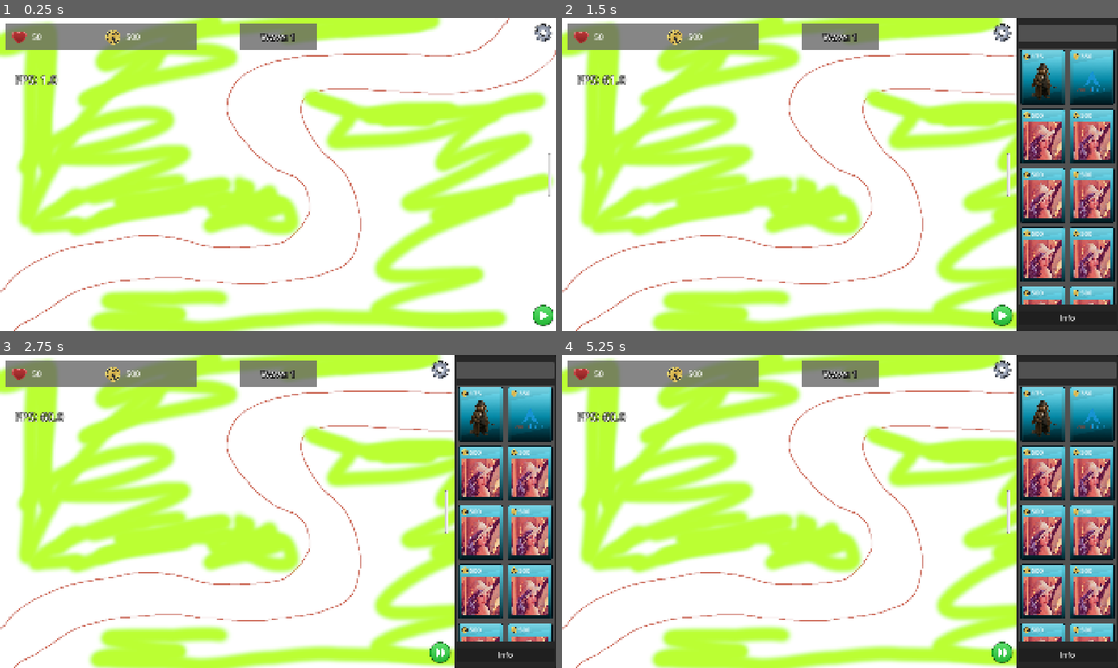
Above: before the commit, frames 1-4 (two rows, left to right).
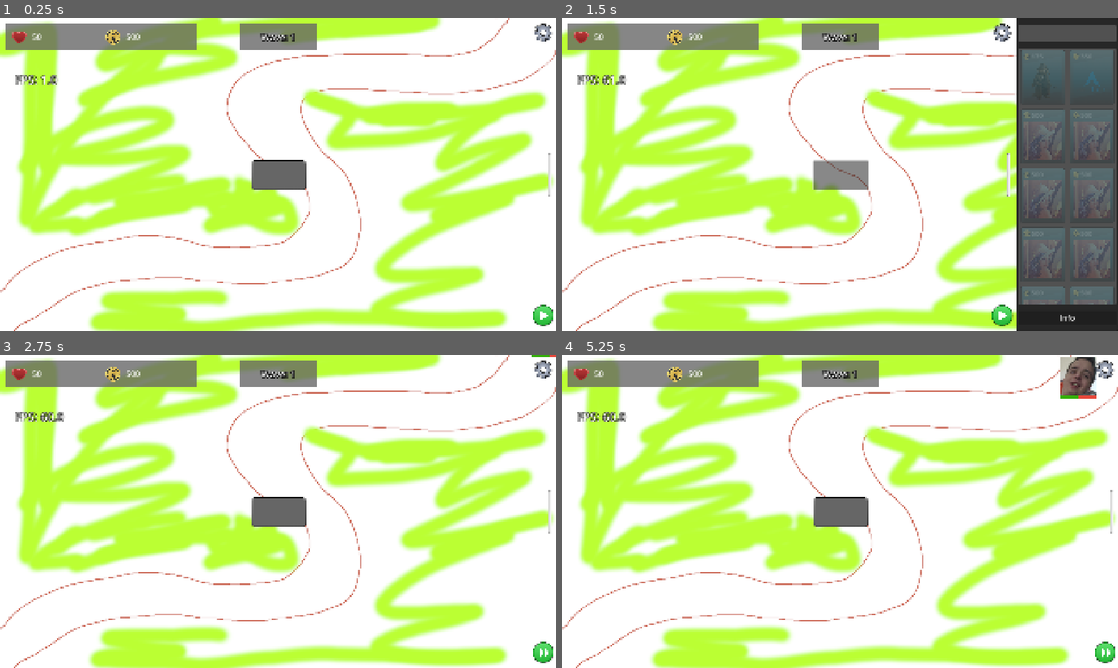
Above: after the commit, the same moments.

Repository: AstroFP/BrainRot-Tower-Defense
Game: Godot game, scene res://scenes/levels/test_level.tscn
The game is run twice, just before and just after one commit, with the same random seed, the same clock (stepped at 60 frames per second) and the same inputs.
Inputs (mouse positions are in pixels of both pictures, inside the frame that each line leads up to; where the layout moved, square brackets give the same spot in the first picture):
- Up to frame 1 (0.25 s): no input
- Up to frame 2 (1.5 s): click (1112, 174) at 0.5 s; click (840, 174) at 1.27 s
- Up to frame 3 (2.75 s): click (544, 652) [439, 652] at 2 s
- Up to frame 4 (5.25 s): click (1106, 652) [1001, 652] at 2.75 s; click (1040, 414) at 3.52 s; click (1067, 655) at 4.25 s, where only the run before the commit has a clickable "Info"; click (1040, 414) at 5.02 s

The runs differ from the first frame. In frame 1, 0.9% of the frame differs, in the area x 45-56%, y 45-55%; in frame 2, 13%; in frame 3, 20%, in the area x 45-100%, y 0-100%; in frame 4, 19%.

Commit message:
fix: Adjust buy menu open and close logic to work properly

Diff:
--- a/scenes/ui/ui.tscn
+++ b/scenes/ui/ui.tscn
@@ -1,8 +1,8 @@
-[gd_scene load_steps=25 format=3 uid="uid://dx21gmg74ok58"]
+[gd_scene load_steps=28 format=3 uid="uid://dx21gmg74ok58"]
 
 [ext_resource type="Script" uid="uid://p704y804ilip" path="res://scripts/ui/ui_manager.gd" id="1_f5cxw"]
 [ext_resource type="Script" uid="uid://dp3vwacdwcwb4" path="res://scripts/buy_menu_manager.gd" id="1_u7n8c"]
-[ext_resource type="Script" uid="uid://cydr451m3h3lq" path="res://scenes/ui/resources_panel.gd" id="3_0dwhk"]
+[ext_resource type="Script" uid="uid://cydr451m3h3lq" path="res://scripts/ui/resources_panel.gd" id="3_0dwhk"]
 [ext_resource type="Script" uid="uid://cpyc1d248rktr" path="res://scripts/ui/play_btn.gd" id="3_7vp6q"]
 [ext_resource type="Texture2D" uid="uid://ckok8l2ekcfew" path="res://assets/sprites/ui/heart.png" id="3_g5kmx"]
 [ext_resource type="Texture2D" uid="uid://dlk8a52y78vmp" path="res://assets/sprites/ui/play_btn.png" id="3_jcn1r"]
@@ -13,6 +13,7 @@
 [ext_resource type="Script" uid="uid://br72ugcth0srs" path="res://scripts/ui/buy_menu_tower_list.gd" id="7_swkix"]
 [ext_resource type="Script" uid="uid://dechlfp15kj8m" path="res://scripts/ui/pause_menu.gd" id="9_uegxj"]
 [ext_resource type="Script" uid="uid://b7mng3q4amihb" path="res://scripts/ui/wave_display.gd" id="11_4kltc"]
+[ext_resource type="Texture2D" uid="uid://dic7bf7bvim3s" path="res://assets/sprites/ui/ui_btn_gray.png" id="14_hc5d0"]
 
 [sub_resource type="StyleBoxEmpty" id="StyleBoxEmpty_y220t"]
 
@@ -196,6 +197,50 @@
 "update": 1,
 "values": ["\"\""]
 }
+tracks/12/type = "bezier"
+tracks/12/imported = false
+tracks/12/enabled = true
+tracks/12/path = NodePath("TowerBuyMenu/TowerBuyMenyItemsWrapper/TowerBuyMenuItems/TowerNameLabelWrapper/TowerNameLabel:theme_override_colors/font_color:r")
+tracks/12/interp = 1
+tracks/12/loop_wrap = true
+tracks/12/keys = {
+"handle_modes": PackedInt32Array(0),
+"points": PackedFloat32Array(1, -0.25, 0, 0.25, 0),
+"times": PackedFloat32Array(0)
+}
+tracks/13/type = "bezier"
+tracks/13/imported = false
+tracks/13/enabled = true
+tracks/13/path = NodePath("TowerBuyMenu/TowerBuyMenyItemsWrapper/TowerBuyMenuItems/TowerNameLabelWrapper/TowerNameLabel:theme_override_colors/font_color:g")
+tracks/13/interp = 1
+tracks/13/loop_wrap = true
+tracks/13/keys = {
+"handle_modes": PackedInt32Array(0),
+"points": PackedFloat32Array(1, -0.25, 0, 0.25, 0),
+"times": PackedFloat32Array(0)
+}
+tracks/14/type = "bezier"
+tracks/14/imported = false
+tracks/14/enabled = true
+tracks/14/path = NodePath("TowerBuyMenu/TowerBuyMenyItemsWrapper/TowerBuyMenuItems/TowerNameLabelWrapper/TowerNameLabel:theme_override_colors/font_color:b")
+tracks/14/interp = 1
+tracks/14/loop_wrap = true
+tracks/14/keys = {
+"handle_modes": PackedInt32Array(0),
+"points": PackedFloat32Array(1, -0.25, 0, 0.25, 0),
+"times": PackedFloat32Array(0)
+}
+tracks/15/type = "bezier"
+tracks/15/imported = false
+tracks/15/enabled = true
+tracks/15/path = NodePath("TowerBuyMenu/TowerBuyMenyItemsWrapper/TowerBuyMenuItems/TowerNameLabelWrapper/TowerNameLabel:theme_override_colors/font_color:a")
+tracks/15/interp = 1
+tracks/15/loop_wrap = true
+tracks/15/keys = {
+"handle_modes": PackedInt32Array(0),
+"points": PackedFloat32Array(0, -0.25, 0, 0.25, 0),
+"times": PackedFloat32Array(0)
+}
 
 [sub_resource type="Animation" id="Animation_n3vwu"]
 resource_name = "close"
@@ -331,10 +376,54 @@
 tracks/11/interp = 1
 tracks/11/loop_wrap = true
 tracks/11/keys = {
-"times": PackedFloat32Array(0.35),
+"times": PackedFloat32Array(0.333333),
 "transitions": PackedFloat32Array(1),
 "update": 1,
 "values": [""]
+}
+tracks/12/type = "bezier"
+tracks/12/imported = false
+tracks/12/enabled = true
+tracks/12/path = NodePath("TowerBuyMenu/TowerBuyMenyItemsWrapper/TowerBuyMenuItems/TowerNameLabelWrapper/TowerNameLabel:theme_override_colors/font_color:r")
+tracks/12/interp = 1
+tracks/12/loop_wrap = true
+tracks/12/keys = {
+"handle_modes": PackedInt32Array(0, 0),
+"points": PackedFloat32Array(1, -0.25, 0, 0.25, 0, 1, -0.25, 0, 0.25, 0),
+"times": PackedFloat32Array(0, 0.3)
+}
+tracks/13/type = "bezier"
+tracks/13/imported = false
+tracks/13/enabled = true
+tracks/13/path = NodePath("TowerBuyMenu/TowerBuyMenyItemsWrapper/TowerBuyMenuItems/TowerNameLabelWrapper/TowerNameLabel:theme_override_colors/font_color:g")
+tracks/13/interp = 1
+tracks/13/loop_wrap = true
+tracks/13/keys = {
+"handle_modes": PackedInt32Array(0, 0),
+"points": PackedFloat32Array(1, -0.25, 0, 0.25, 0, 1, -0.25, 0, 0.25, 0),
+"times": PackedFloat32Array(0, 0.3)
+}
+tracks/14/type = "bezier"
+tracks/14/imported = false
+tracks/14/enabled = true
+tracks/14/path = NodePath("TowerBuyMenu/TowerBuyMenyItemsWrapper/TowerBuyMenuItems/TowerNameLabelWrapper/TowerNameLabel:theme_override_colors/font_color:b")
+tracks/14/interp = 1
+tracks/14/loop_wrap = true
+tracks/14/keys = {
+"handle_modes": PackedInt32Array(0, 0),
+"points": PackedFloat32Array(1, -0.25, 0, 0.25, 0, 1, -0.25, 0, 0.25, 0),
+"times": PackedFloat32Array(0, 0.3)
+}
+tracks/15/type = "bezier"
+tracks/15/imported = false
+tracks/15/enabled = true
+tracks/15/path = NodePath("TowerBuyMenu/TowerBuyMenyItemsWrapper/TowerBuyMenuItems/TowerNameLabelWrapper/TowerNameLabel:theme_override_colors/font_color:a")
+tracks/15/interp = 1
+tracks/15/loop_wrap = true
+tracks/15/keys = {
+"handle_modes": PackedInt32Array(0, 0),
+"points": PackedFloat32Array(1, -0.25, 0, 0.25, 0, 0, -0.25, 0, 0.25, 0),
+"times": PackedFloat32Array(0, 0.3)
 }
 
 [sub_resource type="Animation" id="Animation_swkix"]
@@ -471,13 +560,57 @@
 tracks/11/interp = 1
 tracks/11/loop_wrap = true
 tracks/11/keys = {
-"times": PackedFloat32Array(0.4),
+"times": PackedFloat32Array(0.45),
 "transitions": PackedFloat32Array(1),
 "values": [{
 "args": [],
 "method": &"load_tower_name_label_text"
 }]
 }
+tracks/12/type = "bezier"
+tracks/12/imported = false
+tracks/12/enabled = true
+tracks/12/path = NodePath("TowerBuyMenu/TowerBuyMenyItemsWrapper/TowerBuyMenuItems/TowerNameLabelWrapper/TowerNameLabel:theme_override_colors/font_color:r")
+tracks/12/interp = 1
+tracks/12/loop_wrap = true
+tracks/12/keys = {
+"handle_modes": PackedInt32Array(0, 0),
+"points": PackedFloat32Array(1, -0.25, 0, 0.25, 0, 1, -0.25, 0, 0.25, 0),
+"times": PackedFloat32Array(0.45, 0.75)
+}
+tracks/13/type = "bezier"
+tracks/13/imported = false
+tracks/13/enabled = true
+tracks/13/path = NodePath("TowerBuyMenu/TowerBuyMenyItemsWrapper/TowerBuyMenuItems/TowerNameLabelWrapper/TowerNameLabel:theme_override_colors/font_color:g")
+tracks/13/interp = 1
+tracks/13/loop_wrap = true
+tracks/13/keys = {
+"handle_modes": PackedInt32Array(0, 0),
+"points": PackedFloat32Array(1, -0.25, 0, 0.25, 0, 1, -0.25, 0, 0.25, 0),
+"times": PackedFloat32Array(0.45, 0.75)
+}
+tracks/14/type = "bezier"
+tracks/14/imported = false
+tracks/14/enabled = true
+tracks/14/path = NodePath("TowerBuyMenu/TowerBuyMenyItemsWrapper/TowerBuyMenuItems/TowerNameLabelWrapper/TowerNameLabel:theme_override_colors/font_color:b")
+tracks/14/interp = 1
+tracks/14/loop_wrap = true
+tracks/14/keys = {
+"handle_modes": PackedInt32Array(0, 0),
+"points": PackedFloat32Array(1, -0.25, 0, 0.25, 0, 1, -0.25, 0, 0.25, 0),
+"times": PackedFloat32Array(0.45, 0.75)
+}
+tracks/15/type = "bezier"
+tracks/15/imported = false
+tracks/15/enabled = true
+tracks/15/path = NodePath("TowerBuyMenu/TowerBuyMenyItemsWrapper/TowerBuyMenuItems/TowerNameLabelWrapper/TowerNameLabel:theme_override_colors/font_color:a")
+tracks/15/interp = 1
+tracks/15/loop_wrap = true
+tracks/15/keys = {
+"handle_modes": PackedInt32Array(0, 0),
+"points": PackedFloat32Array(0, -0.25, 0, 0.25, 0, 1, -0.25, 0, 0.25, 0),
+"times": PackedFloat32Array(0.45, 0.75)
+}
 
 [sub_resource type="AnimationLibrary" id="AnimationLibrary_n3vwu"]
 _data = {
@@ -485,6 +618,21 @@
 &"close": SubResource("Animation_n3vwu"),
 &"open": SubResource("Animation_swkix")
 }
+
+[sub_resource type="StyleBoxTexture" id="StyleBoxTexture_n3vwu"]
+content_margin_left = 10.0
+content_margin_top = 10.0
+content_margin_right = 10.0
+content_margin_bottom = 10.0
+texture = ExtResource("14_hc5d0")
+texture_margin_left = 10.0
+texture_margin_top = 10.0
+texture_margin_right = 10.0
+texture_margin_bottom = 10.0
+axis_stretch_horizontal = 1
+
+[sub_resource type="Theme" id="Theme_0i47d"]
+Button/styles/normal = SubResource("StyleBoxTexture_n3vwu")
 
 [node name="UICanvas" type="CanvasLayer"]
 script = ExtResource("1_f5cxw")
@@ -611,6 +759,7 @@
 [node name="TowerNameLabel" type="Label" parent="UIContainer/UI/TowerBuyMenuWrapper/TowerBuyMenu/TowerBuyMenyItemsWrapper/TowerBuyMenuItems/TowerNameLabelWrapper"]
 custom_minimum_size = Vector2(0, 50)
 layout_mode = 2
+theme_override_colors/font_color = Color(1, 1, 1, 0)
 theme_override_font_sizes/font_size = 32
 text = "\"\""
 horizontal_alignment = 1
@@ -635,7 +784,7 @@
 layout_mode = 2
 theme_override_font_sizes/font_size = 28
 
-[node name="AnimationPlayer" type="AnimationPlayer" parent="UIContainer/UI/TowerBuyMenuWrapper"]
+[node name="BuyMenuAnimationPlayer" type="AnimationPlayer" parent="UIContainer/UI/TowerBuyMenuWrapper"]
 libraries = {
 &"": SubResource("AnimationLibrary_n3vwu")
 }
@@ -891,6 +1040,21 @@
 theme_override_font_sizes/font_size = 32
 text = "Wave: "
 
+[node name="Button" type="Button" parent="UIContainer/UI"]
+layout_mode = 1
+anchors_preset = 8
+anchor_left = 0.5
+anchor_top = 0.5
+anchor_right = 0.5
+anchor_bottom = 0.5
+offset_left = -93.012
+offset_top = -49.0
+offset_right = 95.988
+offset_bottom = 51.0
+grow_horizontal = 2
+grow_vertical = 2
+theme = SubResource("Theme_0i47d")
+
 [connection signal="pressed" from="UIContainer/UI/TowerBuyMenuWrapper/RightMenuBtnContainer/PauseBtn" to="." method="_on_pause_btn_pressed"]
 [connection signal="pressed" from="UIContainer/UI/TowerBuyMenuWrapper/RightMenuBtnContainer/ToggleTowerBuyMenuBtn" to="UIContainer/UI/TowerBuyMenuWrapper" method="_on_toggle_tower_buy_menu_btn_pressed"]
 [connection signal="pressed" from="UIContainer/UI/TowerBuyMenuWrapper/RightMenuBtnContainer/PlayBtn" to="." method="_on_play_btn_pressed"]
--- a/scripts/buy_menu_manager.gd
+++ b/scripts/buy_menu_manager.gd
@@ -20,7 +20,7 @@
 @onready var pause_btn = $RightMenuBtnContainer/PauseBtn
 @onready var play_btn = $RightMenuBtnContainer/PlayBtn
 @onready var tower_name_label = $TowerBuyMenu/TowerBuyMenyItemsWrapper/TowerBuyMenuItems/TowerNameLabelWrapper/TowerNameLabel
-@onready var animation_player = $AnimationPlayer
+@onready var buy_menu_animation_player = $BuyMenuAnimationPlayer
 
 var current_tower_name := ""
 
@@ -40,21 +40,23 @@
 	if event is InputEventScreenTouch:
 		var pos = event.position
 
-		#if !playable_area.get_global_rect().has_point(pos):
-			#return
-			#
-		#if tower_buy_menu.get_global_rect().has_point(pos):
-			#return
-		#
-		#if toggle_tower_buy_menu_btn.get_global_rect().has_point(pos):
-			#return
-		#
-		#if pause_btn.get_global_rect().has_point(pos):
-			#return
-		#
-		#if  play_btn.get_global_rect().has_point(pos):
-			#return
+		if !playable_area.get_global_rect().has_point(pos):
+			return
 
+		if tower_buy_menu.get_global_rect().has_point(pos):
+			return
+
+		if toggle_tower_buy_menu_btn.get_global_rect().has_point(pos):
+			return
+
+		if pause_btn.get_global_rect().has_point(pos):
+			return
+
+		if  play_btn.get_global_rect().has_point(pos):
+			return
+
+		if tower_buy_menu.visible:
+			buy_menu_animation_player.play("close")
 		#tower_buy_menu.visible = false
 
 		#if playable_area.get_global_rect().has_point(pos) && !tower_buy_menu.get_global_rect().has_point(pos) && !toggle_tower_buy_menu_btn.get_global_rect().has_point(pos) && !pause_btn.get_global_rect().has_point(pos) && !play_btn.get_global_rect().has_point(pos):
@@ -76,12 +78,11 @@
 
 func _on_toggle_tower_buy_menu_btn_pressed():
 	if tower_buy_menu.visible:
-		animation_player.play("close")
+		buy_menu_animation_player.play("close")
 		#tower_buy_menu.visible = false
 	else:
 		#tower_buy_menu.visible= true
-		animation_player.play("open")
-
+		buy_menu_animation_player.play("open")
 
 
 func _on_banner_pressed(banner: TowerBuyBanner):
--- a/scripts/tower_placement_manager.gd
+++ b/scripts/tower_placement_manager.gd
@@ -106,19 +106,23 @@
 		tower_selected = null
 		show_right_ui_menu()
 
+
 	if is_tower_ready_to_spawn && !is_touching_buy_menu:
 		hide_right_ui_menu()
 		spawn_tower()
+
 
 	if is_tower_ready_to_spawn && !is_touching_inside_play_area:
 		tower_selected = null
 		is_tower_ready_to_spawn = false
 		show_right_ui_menu()
 
+
 	if is_tower_ready_to_spawn && is_touching_toggle_buy_menu_btn:
 		tower_selected = null
 		is_tower_ready_to_spawn = false
 		show_right_ui_menu()
+
 
 	if event is InputEventScreenTouch:
 		is_dragging = event.is_pressed()
Binary file added: assets/sprites/ui/ui_btn_gray.png
Not shown, added: assets/sprites/ui/ui_btn_gray.png.import
Renamed: scenes/ui/resources_panel.gd -> scripts/ui/resources_panel.gd
Renamed: scenes/ui/resources_panel.gd.uid -> scripts/ui/resources_panel.gd.uid
